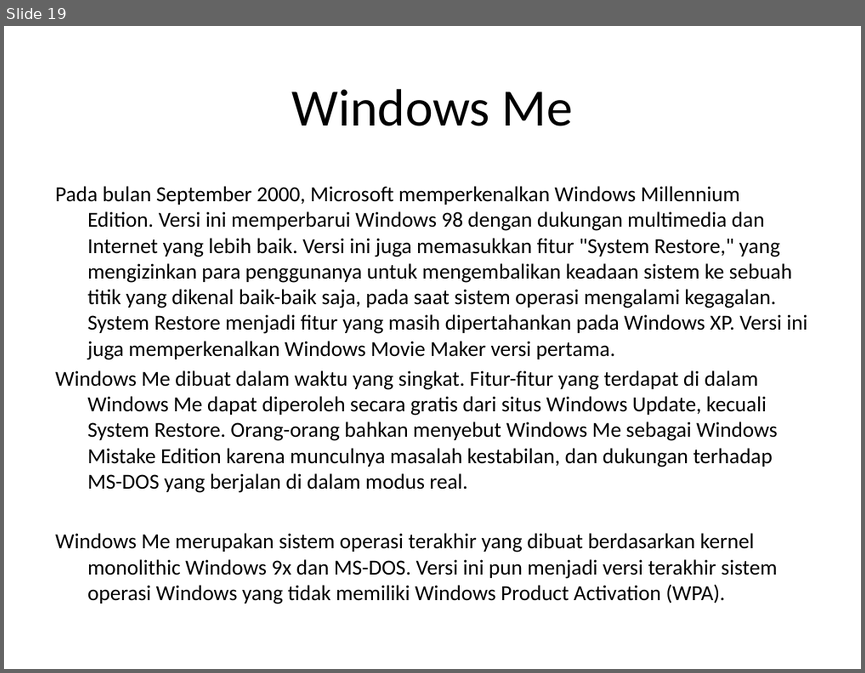
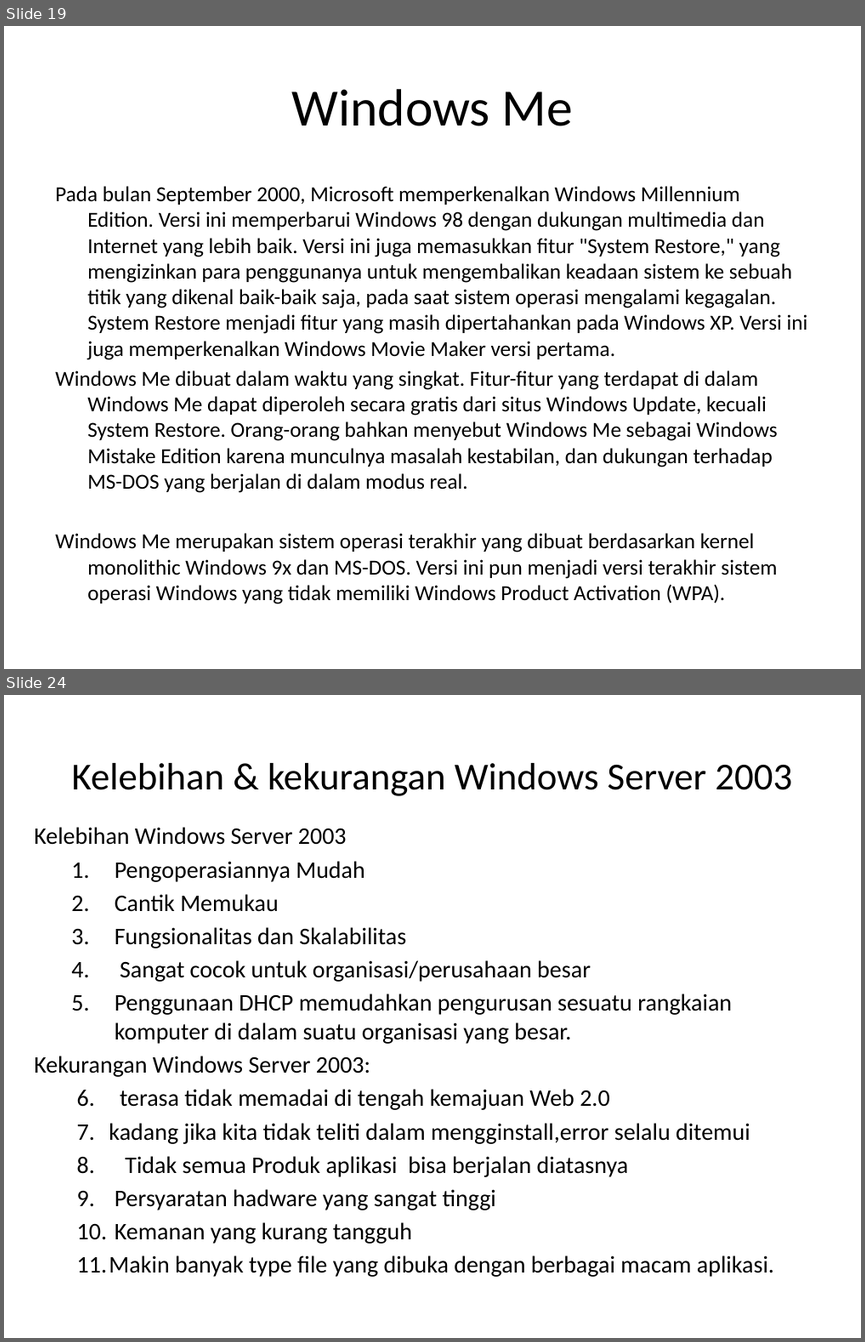
Before and after one commit to Sejarah-Windows/FJH, a slide deck: presentasi.pptx. Shown one above the other, each under a label of ours: slide 19 before the commit, slides 19 and 24 after it; the slides between them are not shown. The pictures are 865x673 and 865x1342 pixels, drawn with LibreOffice and Linux fonts; fonts in the diff are those of the drawing. Boxes give left, top, right and bottom in pixels: in the first picture for what was removed or moved away, otherwise in the second. Text is boxed around its words. In the diff, an @@ line names an element or a change of style, - is before the commit and + after.

```diff
--- a/presentasi.pptx
+++ b/presentasi.pptx
@@ slide 24 added at box(4, 695, 861, 1338), background #FFFFFF @@
@@ title added at box(72, 763, 792, 796), 32 pt, text #000000 @@
+Kelebihan & kekurangan Windows Server 2003
@@ text added at box(34, 827, 774, 1276), 20 pt, text #000000 @@
+Kelebihan Windows Server 2003
+  1. Pengoperasiannya Mudah
+  2. Cantik Memukau
+  3. Fungsionalitas dan Skalabilitas
+  4. Sangat cocok untuk organisasi/perusahaan besar
+  5. Penggunaan DHCP memudahkan pengurusan sesuatu rangkaian komputer di dalam suatu organisasi yang besar.
+Kekurangan Windows Server 2003:
+  1. terasa tidak memadai di tengah kemajuan Web 2.0
+  2. kadang jika kita tidak teliti dalam mengginstall,error selalu ditemui
+  3. Tidak semua Produk aplikasi bisa berjalan diatasnya
+  4. Persyaratan hadware yang sangat tinggi
+  5. Kemanan yang kurang tangguh
+  6. Makin banyak type file yang dibuka dengan berbagai macam aplikasi.
```
Also in this commit, not shown: 1 slide changed, 17 other slides added, 1 other file.
